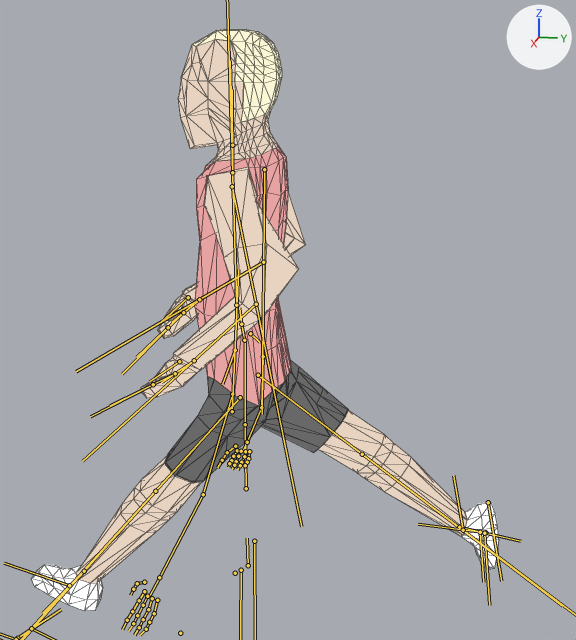
A saved change to the glTF model video_projector/view/running/models/runner_red/scene.gltf.
Rendered twice from a 50 mm camera at (2.26, 0.62, 2.26) aimed at (-0.04, 0.16, 1.68). Every picture has the same lights, and +X, +Y and +Z are marked at upper right. Both versions are drawn at frame 10 of the action 'Jump'; the numbers are the values there. The bones that bend it are drawn over the model as lines. Mesh edges are drawn as thin lines.
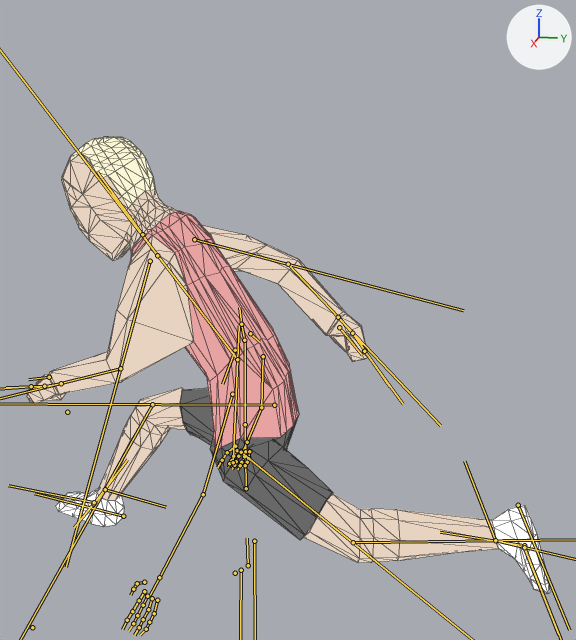
The edits, one by one:
Bone 'Torso_Armature' (bone_torso_armature) moves from (0.0, 1.66, 0.1) to (0.0, 1.15, 0.07).
Bone 'Chest_Armature' (bone_chest_armature) turns from (-2, -1, 4) to (-24, -4, -26) degrees about its own x, y and z.
Bone 'Head_Armature' (bone_head_armature) turns from (0, 2, -4) to (0, -1, 2) degrees about its own x, y and z.
Bone 'Upper.Arm.L_Armature' (bone_upper_arm_l_armature) moves from (0.0, 0.0, 0.0) to (-0.01, 0.02, 0.03).
Bone 'Upper.Arm.L_Armature' (bone_upper_arm_l_armature) turns from (-40, -45, 49) to (-6, 14, -48) degrees about its own x, y and z.
Bone 'Lower.Arm.L_Armature' (bone_lower_arm_l_armature) turns from (-27, 0, -43) to (41, -26, -57) degrees about its own x, y and z.
Bone 'Hand.L_Armature' (bone_hand_l_armature) turns from (0, 0, 0) to (0, 2, 4) degrees about its own x, y and z.
Bone 'Finger01.L_Armature' (bone_finger01_l_armature) turns from (7, -7, -14) to (-9, -16, -7) degrees about its own x, y and z.
Bone 'Upper.Arm.R_Armature' (bone_upper_arm_r_armature) moves from (0.0, 0.0, 0.0) to (0.02, 0.05, 0.08).
Bone 'Upper.Arm.R_Armature' (bone_upper_arm_r_armature) turns from (-44, -58, 40) to (-21, 8, -46) degrees about its own x, y and z.
Bone 'Lower.Arm.R_Armature' (bone_lower_arm_r_armature) turns from (72, 29, 70) to (-24, 5, 13) degrees about its own x, y and z.
Bone 'Hand.R_Armature' (bone_hand_r_armature) turns from (-5, -2, -15) to (-2, 0, -6) degrees about its own x, y and z.
Bone 'Finger01.R_Armature' (bone_finger01_r_armature) turns from (-16, 19, 3) to (0, 11, 12) degrees about its own x, y and z.
Bone 'UpperLeg.L_Armature' (bone_upperleg_l_armature) turns from (37, -20, -14) to (-62, -3, 46) degrees about its own x, y and z.
Bone 'LowerLeg.L_Armature' (bone_lowerleg_l_armature) turns from (-8, 0, 0) to (33, 0, 0) degrees about its own x, y and z.
Bone 'UpperLeg.R_Armature' (bone_upperleg_r_armature) moves from (0.0, 0.0, 0.0) to (0.13, -0.18, -0.12).
Bone 'UpperLeg.R_Armature' (bone_upperleg_r_armature) turns from (-59, -3, -1) to (81, -1, -5) degrees about its own x, y and z.
Bone 'LowerLeg.R_Armature' (bone_lowerleg_r_armature) turns from (-8, 1, 0) to (48, 0, 0) degrees about its own x, y and z.
Bone 'LegControl.L_Armature' (bone_legcontrol_l_armature) moves from (0.1, 2.21, -1.48) to (0.11, -2.25, -3.62).
Bone 'LegControl.L_Armature' (bone_legcontrol_l_armature) turns from (-25, 0, -1) to (119, 17, 15) degrees about its own x, y and z.
Bone 'Foot.L_Armature' (bone_foot_l_armature) moves from (-0.09, -0.9, 0.2) to (-0.03, 0.0, -0.01).
Bone 'Foot.L_Armature' (bone_foot_l_armature) turns from (-10, 0, -4) to (2, 0, -7) degrees about its own x, y and z.
Bone 'LegControl.R_Armature' (bone_legcontrol_r_armature) moves from (-0.17, -2.07, -3.14) to (-0.32, 1.67, -2.63).
Bone 'LegControl.R_Armature' (bone_legcontrol_r_armature) turns from (105, -8, -21) to (-11, -7, 1) degrees about its own x, y and z.
Bone 'Foot.R_Armature' (bone_foot_r_armature) moves from (0.06, -0.04, -0.02) to (0.03, 0.0, 0.0).
Bone 'Foot.R_Armature' (bone_foot_r_armature) turns from (5, -1, 11) to (0, 0, 6) degrees about its own x, y and z.

Changed parts and their boxes [x1, y1, x2, y2] in the pictures (576 x 640 px):
'Cube_0', posed (21% wider, 25% shorter)
    before: [76, 40, 467, 583]
    after: [26, 154, 499, 563]
'Cube_1', posed (74% wider)
    before: [195, 146, 291, 405]
    after: [131, 211, 299, 455]
'Cube_3', posed (17% narrower, 23% taller)
    before: [165, 360, 349, 483]
    after: [180, 388, 333, 540]
'Cube_2', posed
    before: [31, 502, 498, 611]
    after: [56, 488, 550, 593]
'Cube_4', posed (23% shorter)
    before: [192, 29, 282, 122]
    after: [62, 137, 155, 208]
bone 'Torso_Armature', root to tip
    before: (232, 411) to (238, 269)
    after: (233, 462) to (239, 325)
bone 'Head_Armature', root to tip
    before: (232, 145) to (230, 60)
    after: (142, 234) to (97, 172)
bone 'Upper.Arm.L_Armature', root to tip
    before: (232, 186) to (301, 526)
    after: (150, 261) to (66, 567)
bone 'Hand.L_Armature', root to tip
    before: (194, 360) to (161, 382)
    after: (61, 383) to (33, 388)
bone 'Finger01.L_Armature', root to tip
    before: (175, 373) to (110, 405)
    after: (44, 386) to (6, 387)
bone 'Upper.Arm.R_Armature', root to tip
    before: (264, 169) to (262, 414)
    after: (194, 239) to (463, 310)
bone 'Lower.Arm.R_Armature', root to tip
    before: (263, 262) to (76, 371)
    after: (288, 264) to (440, 425)
bone 'Hand.R_Armature', root to tip
    before: (199, 299) to (172, 322)
    after: (338, 317) to (362, 344)
bone 'Finger01.R_Armature', root to tip
    before: (183, 312) to (136, 357)
    after: (352, 333) to (389, 386)
bone 'LegControl.R_Armature', root to tip
    before: (488, 502) to (501, 581)
    after: (123, 516) to (34, 493)
bone 'Foot.R_Armature', root to tip
    before: (459, 527) to (520, 541)
    after: (105, 489) to (74, 527)
